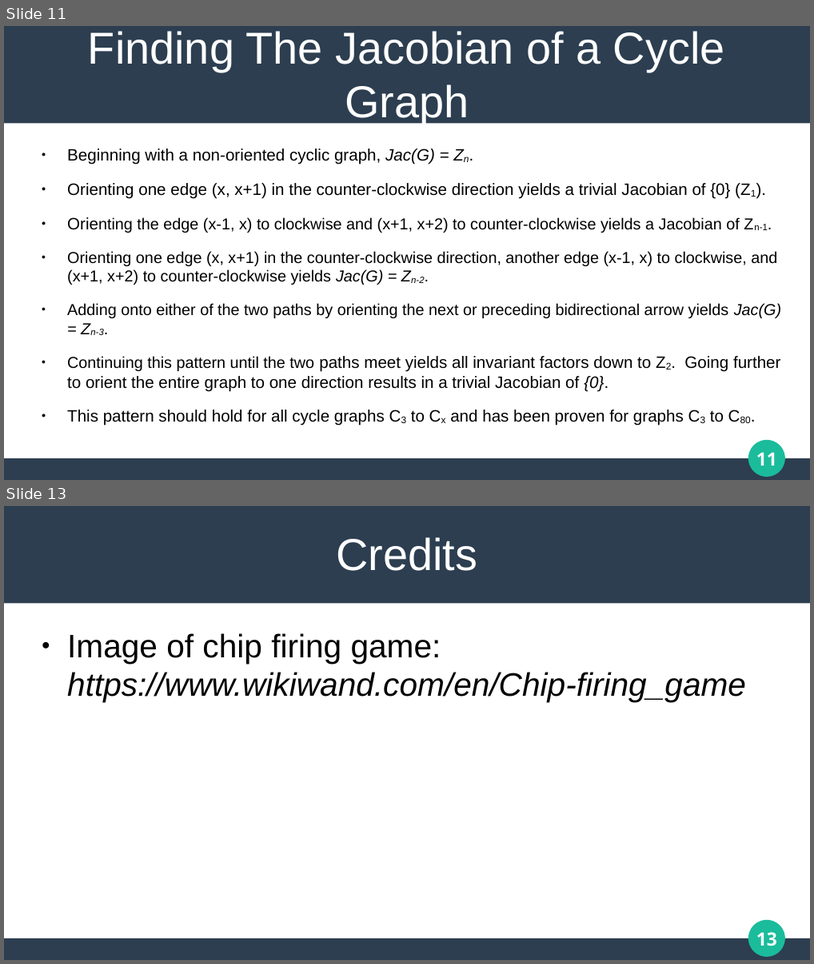
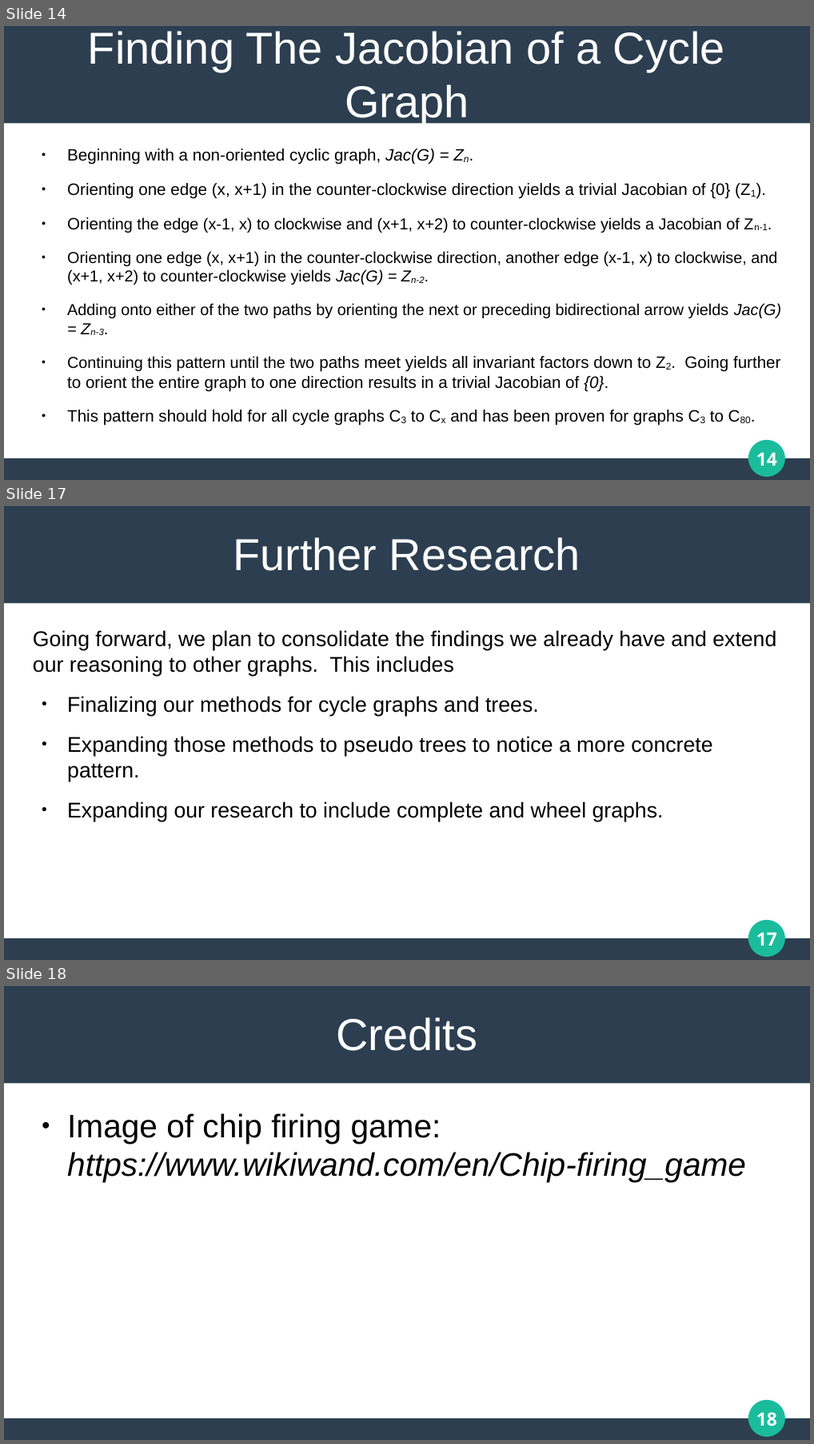
Before and after one commit to matthew-pisano/ChipFiring, a slide deck: Docs/generalPresentation.pptx. Shown one above the other, each under a label of ours: slides 11 and 13 before the commit, slides 14, 17 and 18 after it; the slides between them are not shown. The pictures are 814x964 and 814x1444 pixels, drawn with LibreOffice and Linux fonts; fonts in the diff are those of the drawing. Boxes give left, top, right and bottom in pixels: in the first picture for what was removed or moved away, otherwise in the second. Text is boxed around its words. In the diff, an @@ line names an element or a change of style, - is before the commit and + after.

```diff
--- a/Docs/generalPresentation.pptx
+++ b/Docs/generalPresentation.pptx
@@ slide 17 added at [4, 506, 810, 960], background #FFFFFF; not listed: 4 template elements that a slide beside it also shows @@
@@ title added at [233, 537, 581, 571], 44 pt, text #FFFFFF @@
+Further Research
@@ text added at [33, 630, 777, 821], 21 pt, text #000000 @@
+Going forward, we plan to consolidate the findings we already have and extend our reasoning to other graphs. This includes
+● Finalizing our methods for cycle graphs and trees.
+● Expanding those methods to pseudo trees to notice a more concrete pattern.
+● Expanding our research to include complete and wheel graphs.
@@ what was slide 11 is now slide 14 @@
@@ page number at [757, 452, 778, 465]: text changed @@
-11
+14
@@ what was slide 13 is now slide 18 @@
@@ page number at [757, 1412, 778, 1426]: text changed @@
-13
+18
```
Also in this commit, not shown: 4 slides changed, 4 other slides added, 9 other files.
